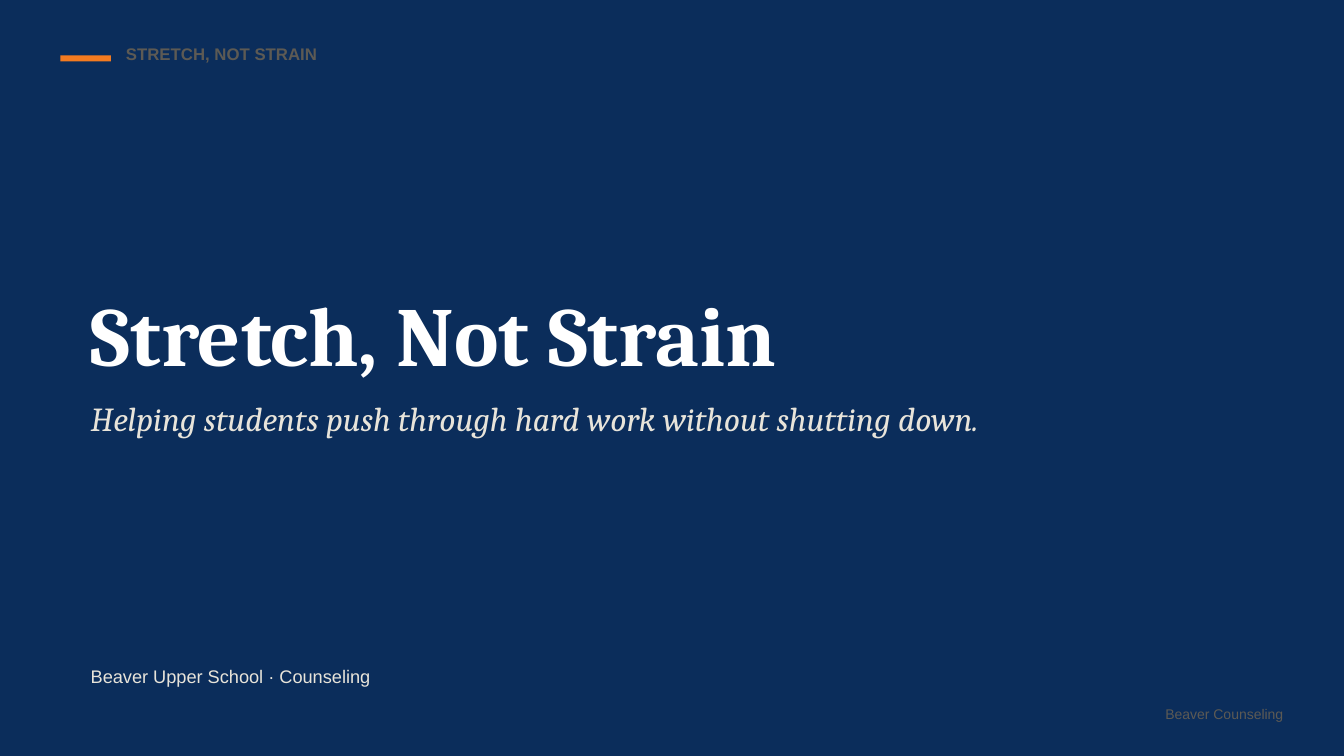
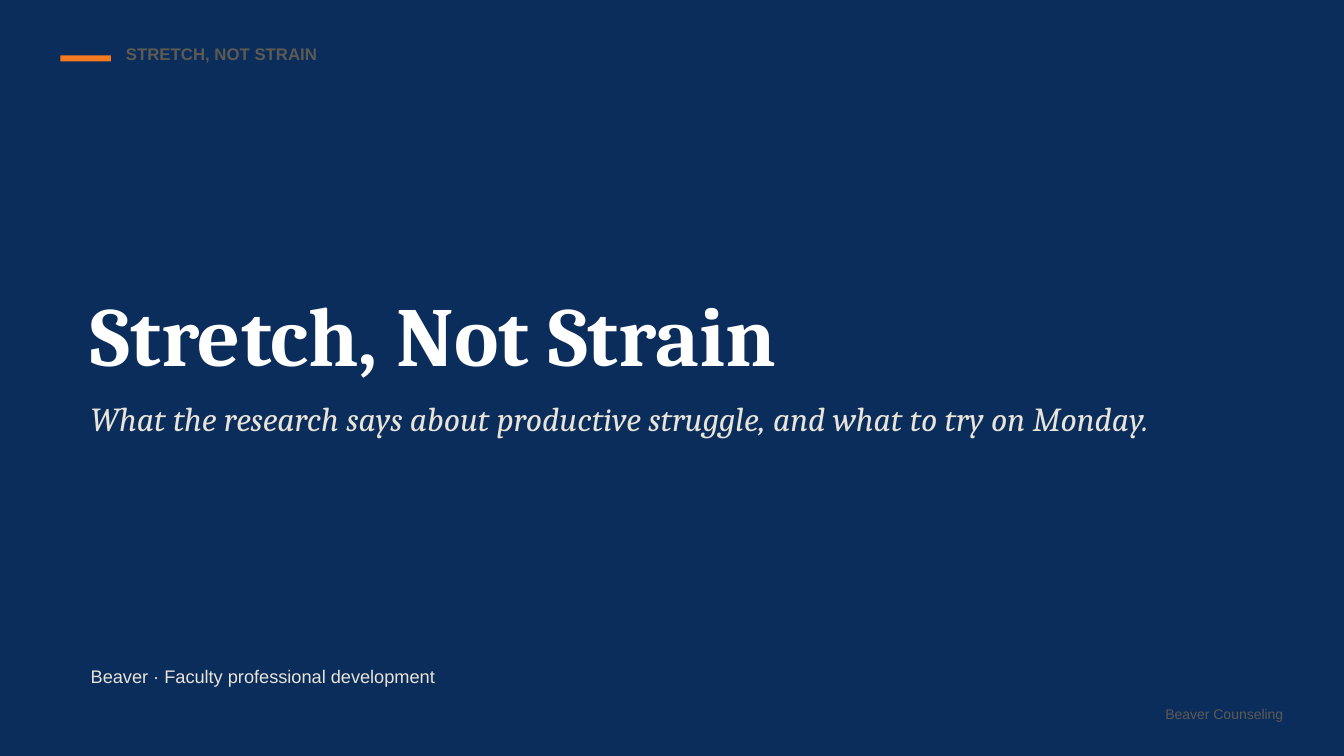
Before and after one commit to rmwtoolkit/bcds-toolkit, a slide deck: slide 5 of decks/stretch-not-strain-lesson-v2.pptx. Drawn at 1344x756 pixels with LibreOffice and Linux fonts; fonts in the diff are those of the drawing. Boxes give left, top, right and bottom in pixels: in the first picture for what was removed or moved away, otherwise in the second. Text is boxed around its words. In the diff, an @@ line names an element or a change of style, - is before the commit and + after.

```diff
--- a/decks/stretch-not-strain-lesson-v2.pptx
+++ b/decks/stretch-not-strain-lesson-v2.pptx
@@ text at [91, 407, 1149, 439]: text changed @@
-Helping students push through hard work without shutting down.
+What the research says about productive struggle, and what to try on Monday.
@@ text at [91, 669, 435, 687]: text changed @@
-Beaver Upper School · Counseling
+Beaver · Faculty professional development
```
Also in this commit, not shown: 8 other slides changed, 8 slides added, 2 slides removed, 20 other files.
